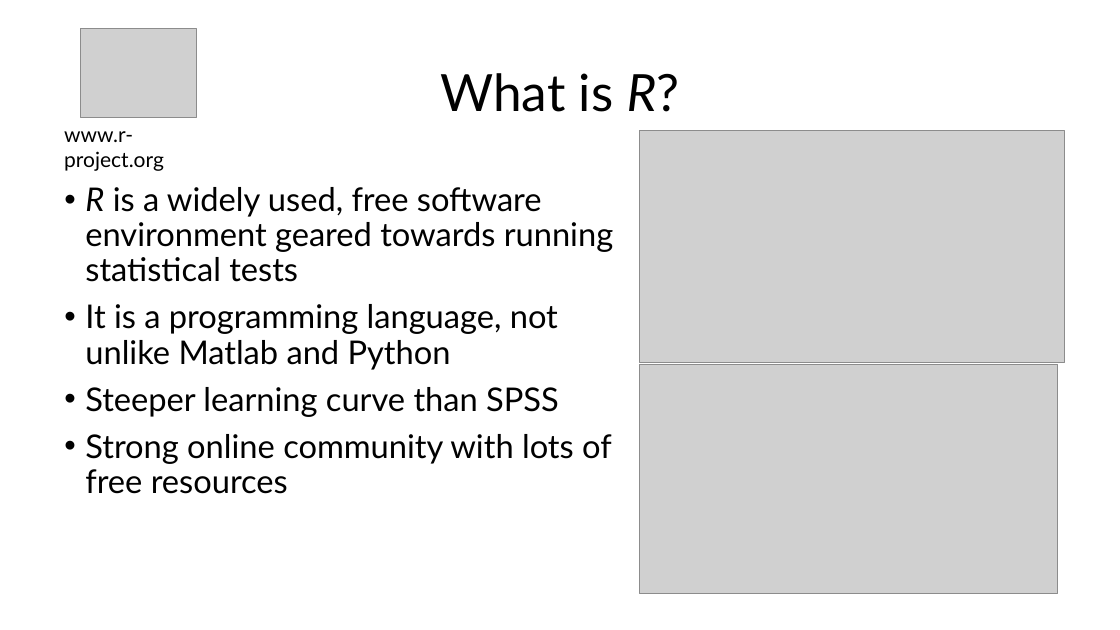
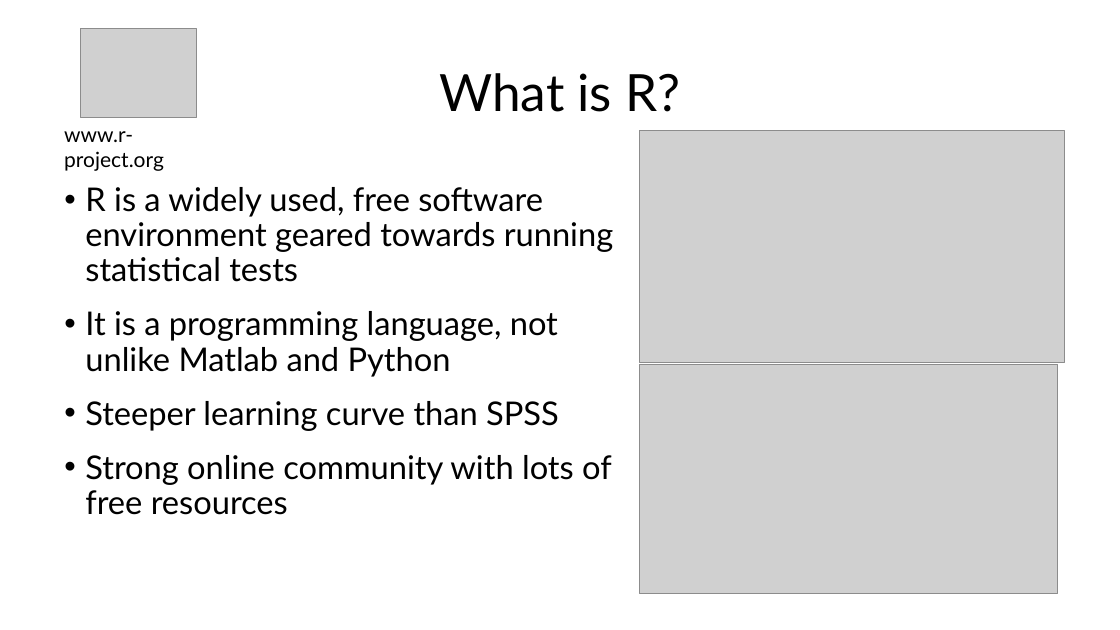
Before and after one commit to emljames/introR, a slide deck: slide 4 of Introduction to R - Intro slides.pptx. Drawn at 1120x630 pixels with LibreOffice and Linux fonts; fonts in the diff are those of the drawing; grey boxes stand for pictures. Boxes give left, top, right and bottom in pixels: in the first picture for what was removed or moved away, otherwise in the second. Text is boxed around its words. In the diff, an @@ line names an element or a change of style, - is before the commit and + after.

```diff
--- a/Introduction to R - Intro slides.pptx
+++ b/Introduction to R - Intro slides.pptx
@@ title "What is R?" at box(439, 73, 680, 112): italic off in "R?" @@
@@ text "R is a widely used, ..." at box(85, 187, 613, 515): italic off in "R"; more space between paragraphs @@
```
Also in this commit, not shown: 5 other slides changed, 3 other files.
